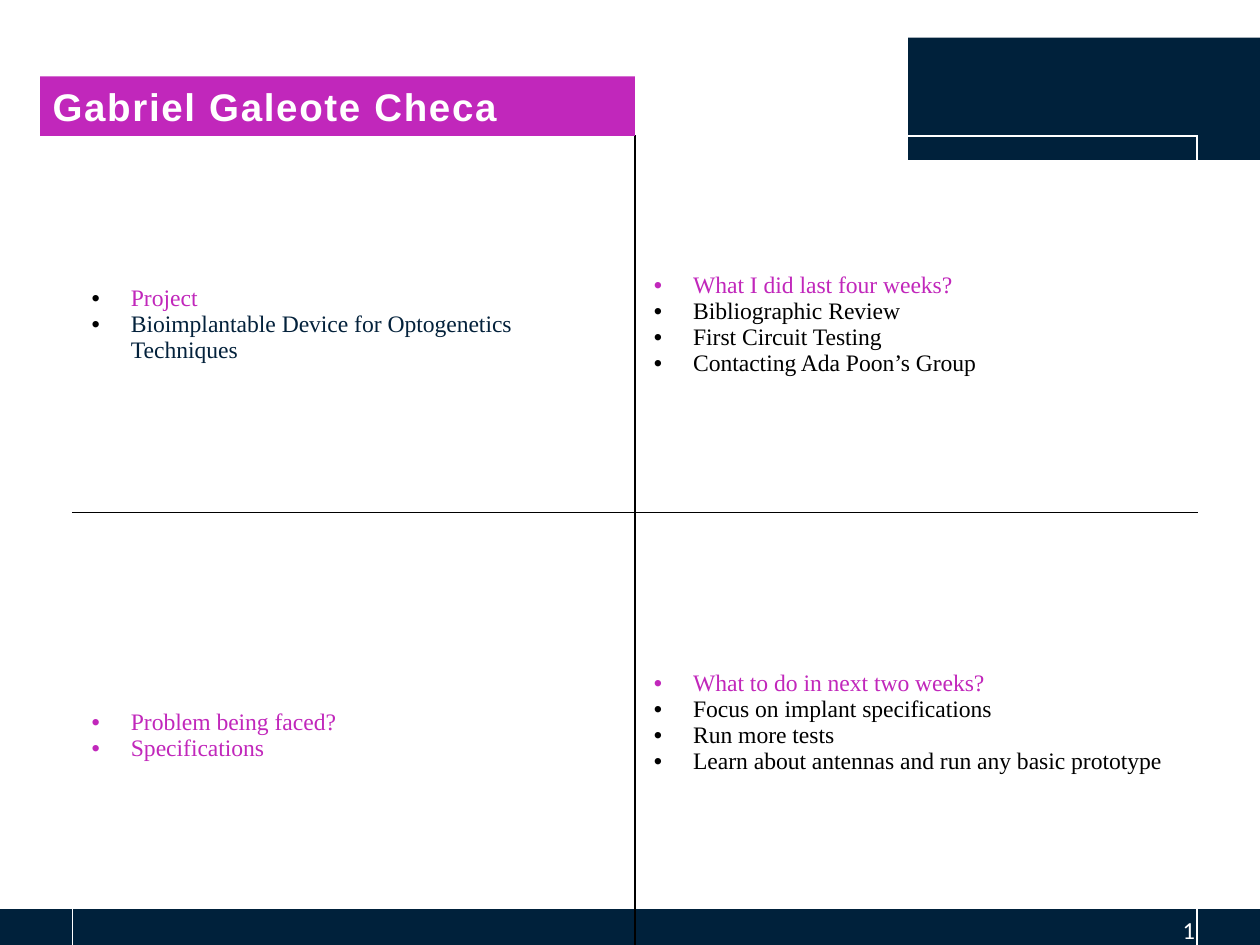
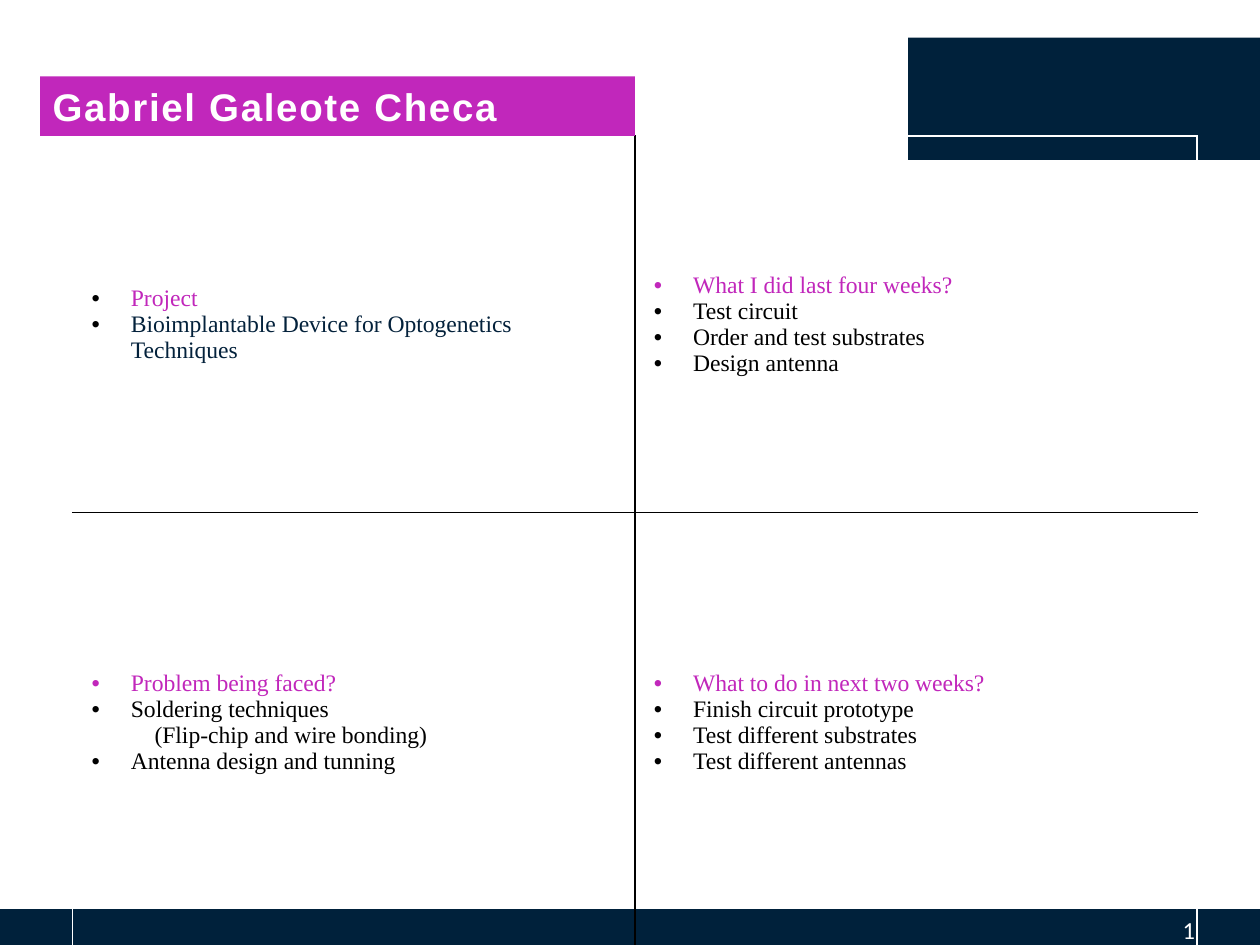
Before and after one commit to GGChe/Bioimplantable_Device, a slide deck: slide 1 of Individual_Contribution/GabrielGaleote/May 15th/May15th.pptx. Drawn at 1260x945 pixels with LibreOffice and Linux fonts; fonts in the diff are those of the drawing; background and template pictures are left out. Boxes give left, top, right and bottom in pixels: in the first picture for what was removed or moved away, otherwise in the second. Text is boxed around its words. In the diff, an @@ line names an element or a change of style, - is before the commit and + after.

```diff
--- a/Individual_Contribution/GabrielGaleote/May 15th/May15th.pptx
+++ b/Individual_Contribution/GabrielGaleote/May 15th/May15th.pptx
@@ table at bbox=[73, 136, 1197, 945] @@
-row 1, column 2: What I did last four weeks? / Bibliographic Review / First Circuit Testing / Contacting Ada Poon’s Group
+row 1, column 2: What I did last four weeks? / Test circuit / Order and test substrates / Design antenna
-row 2, column 1: Problem being faced? / Specifications
+row 2, column 1: Problem being faced? / Soldering techniques / (Flip-chip and wire bonding) / Antenna design and tunning
-row 2, column 2: What to do in next two weeks? / Focus on implant specifications / Run more tests / Learn about antennas and run any basic prototype
+row 2, column 2: What to do in next two weeks? / Finish circuit prototype / Test different substrates / Test different antennas
```
Also in this commit, not shown: 2 slides added, 8 slides removed.
